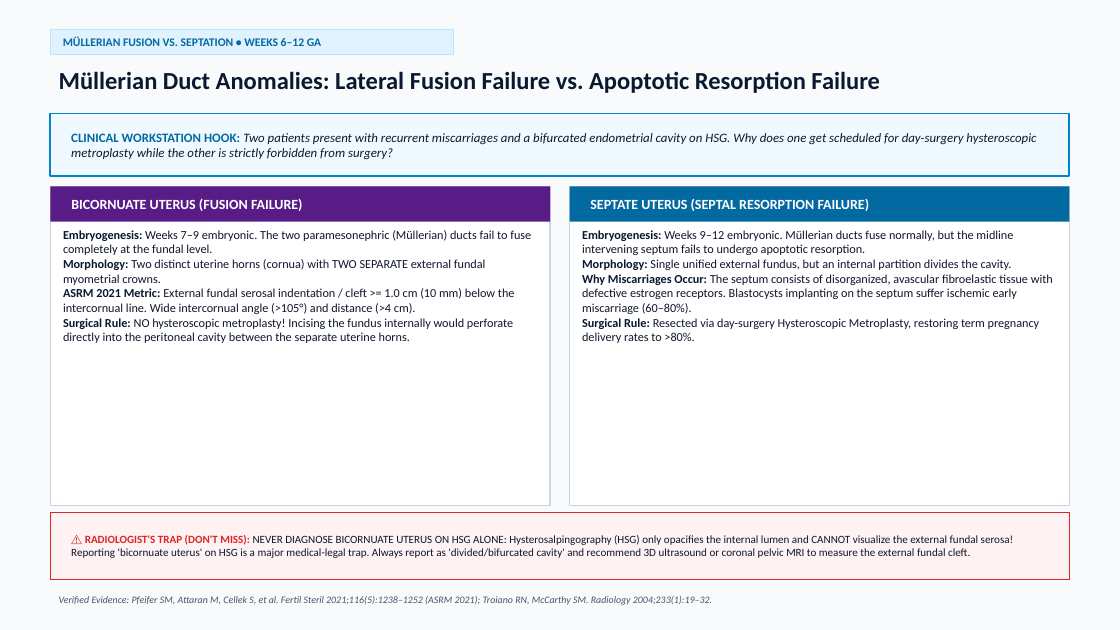
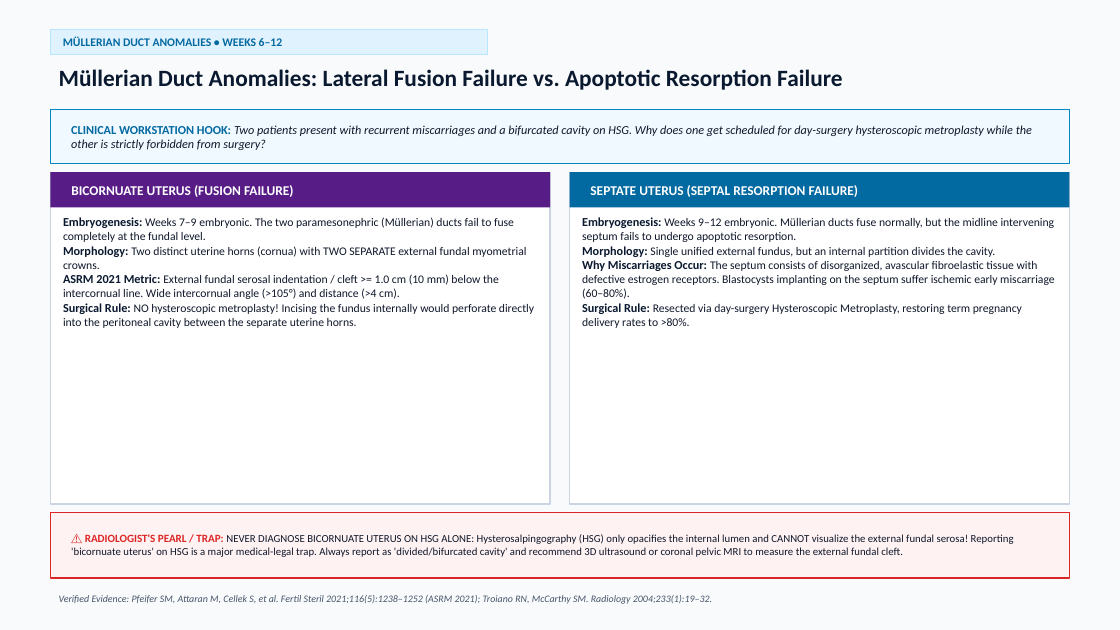
Before and after one commit to medicoforever/embryology-radiology-masterclass, a slide deck: slide 27 of Embryology_GIT_GU_Radiology_Masterclass.pptx (slide 17 before the commit). Drawn at 1120x630 pixels with LibreOffice and Linux fonts; fonts in the diff are those of the drawing. Boxes give left, top, right and bottom in pixels: in the first picture for what was removed or moved away, otherwise in the second. Text is boxed around its words. In the diff, an @@ line names an element or a change of style, - is before the commit and + after.

```diff
--- a/Embryology_GIT_GU_Radiology_Masterclass.pptx
+++ b/Embryology_GIT_GU_Radiology_Masterclass.pptx
@@ rectangle resized from (x1=50, y1=29, x2=454, y2=55) to (x1=50, y1=29, x2=487, y2=55) @@
@@ text "Müllerian Duct Anomalies: Lateral Fusion ..." at (x1=59, y1=69, x2=842, y2=90): size 21 to 20 pt @@
@@ text at (x1=63, y1=37, x2=282, y2=46): text changed @@
-MÜLLERIAN FUSION VS. SEPTATION • WEEKS 6–12 GA
+MÜLLERIAN DUCT ANOMALIES • WEEKS 6–12
@@ rectangle resized from (x1=50, y1=113, x2=1070, y2=176) to (x1=50, y1=109, x2=1070, y2=164) @@
@@ rectangle at (x1=50, y1=109, x2=1070, y2=164): outline #0284C7 1.5 pt to #0284C7 1.2 pt @@
@@ text at (x1=71, y1=125, x2=1032, y2=150): text changed; size 11 to 10.5 pt @@
-CLINICAL WORKSTATION HOOK: Two patients present with recurrent miscarriages and a bifurcated endometrial cavity on HSG. Why does one get scheduled for day-surgery hysteroscopic metroplasty while the other is strictly forbidden from surgery?
+CLINICAL WORKSTATION HOOK: Two patients present with recurrent miscarriages and a bifurcated cavity on HSG. Why does one get scheduled for day-surgery hysteroscopic metroplasty while the other is strictly forbidden from surgery?
@@ rectangle resized from (x1=50, y1=187, x2=550, y2=506) to (x1=50, y1=172, x2=550, y2=504) @@
@@ text "BICORNUATE UTERUS (FUSION FAILURE)" at (x1=71, y1=185, x2=294, y2=197): size 12 to 11.5 pt @@
@@ 2 texts, 2 rectangles moved together from (x1=50, y1=187, x2=1070, y2=222) to (x1=50, y1=172, x2=1070, y2=208) @@
@@ rectangle resized from (x1=570, y1=187, x2=1070, y2=506) to (x1=570, y1=172, x2=1070, y2=504) @@
@@ text "SEPTATE UTERUS (SEPTAL RESORPTION FAILURE)" at (x1=590, y1=185, x2=859, y2=197): size 12 to 11.5 pt @@
@@ text "Embryogenesis: Weeks 7–9 embryonic. The ..." moved from (x1=63, y1=230, x2=531, y2=343) to (x1=63, y1=217, x2=534, y2=328) @@
@@ text "Embryogenesis: Weeks 7–9 embryonic. The ..." at (x1=63, y1=217, x2=534, y2=328): size 10.5 to 10 pt in "Weeks 7–9 embryonic. The two paramesonephric (Müllerian) ..."; line spacing 1 to 14pt @@
@@ text "Embryogenesis: Weeks 9–12 embryonic. Müllerian ..." moved from (x1=582, y1=230, x2=1053, y2=343) to (x1=582, y1=217, x2=1055, y2=328) @@
@@ text "Embryogenesis: Weeks 9–12 embryonic. Müllerian ..." at (x1=582, y1=217, x2=1055, y2=328): size 10.5 to 10 pt in "Weeks 9–12 embryonic. Müllerian ducts fuse normally, ..."; line spacing 1 to 14pt @@
@@ text at (x1=71, y1=534, x2=1014, y2=557): text changed; size 9.5 to 9.2 pt @@
-⚠️ RADIOLOGIST'S TRAP (DON'T MISS): NEVER DIAGNOSE BICORNUATE UTERUS ON HSG ALONE: Hysterosalpingography (HSG) only opacifies the internal lumen and CANNOT visualize the external fundal serosa! Reporting 'bicornuate uterus' on HSG is a major medical-legal trap. Always report as 'divided/bifurcated cavity' and recommend 3D ultrasound or coronal pelvic MRI to measure the external fundal cleft.
+⚠️ RADIOLOGIST'S PEARL / TRAP: NEVER DIAGNOSE BICORNUATE UTERUS ON HSG ALONE: Hysterosalpingography (HSG) only opacifies the internal lumen and CANNOT visualize the external fundal serosa! Reporting 'bicornuate uterus' on HSG is a major medical-legal trap. Always report as 'divided/bifurcated cavity' and recommend 3D ultrasound or coronal pelvic MRI to measure the external fundal cleft.
```
Also in this commit, not shown: 15 other slides changed, 14 slides added, 4 slides removed.
